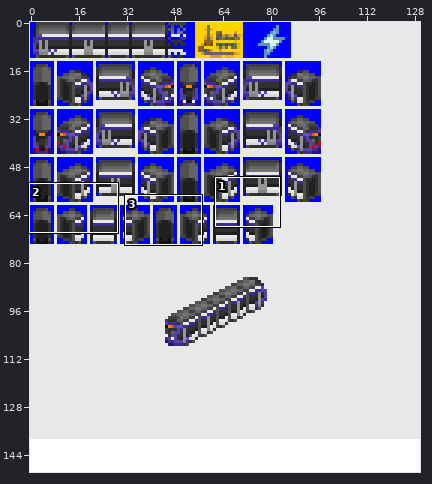
Two states of a sprite sheet, gfx/Tram/Blackpool_Flexity2.png. Above: a wide view before the commit, with the close-up outlined.
Close-up. The starting point:
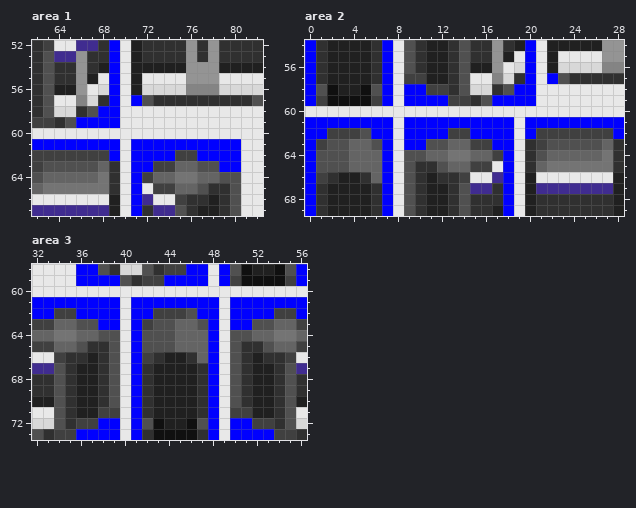
The file is 130x150 pixels. Shown: area 1: x 62..82, y 52..67; area 2: x 0..28, y 54..69; area 3: x 32..56, y 58..73.
After the commit:
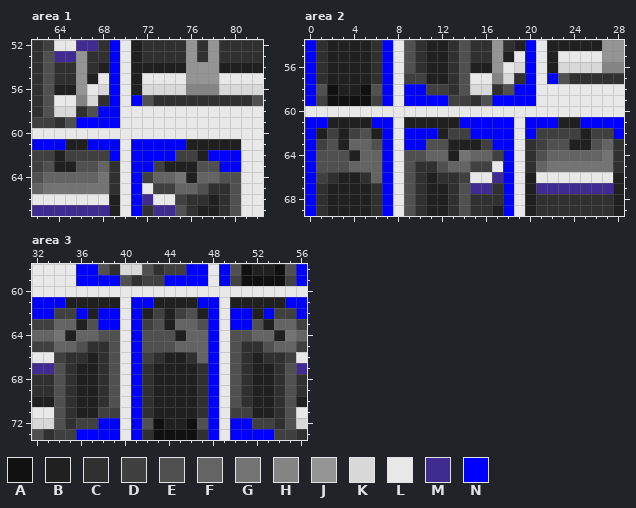
Palette (. is transparent): A #101010  B #202020  C #303030  D #404040  E #505050  F #646464  G #747474  H #848484  J #949494  K #d8d8d8  L #e8e8e8  M #402c90  N #0000ff
Commit message: Removed duplicate Blackpool spriteset, added tram pantographs
From old to new:
Area 1:
Colour D becomes colour B in row 62 at x 64; in row 63 at x 74.
Colour E becomes colour B in row 63 at x 64 to 65.
Colour F becomes colour B in row 63 at x 75 to 76.
Colour G becomes colour B in row 64 at x 76.
Colour N becomes colour B in row 61 at x 65 to 66 and 76 to 80; in row 62 at x 77.
Area 2:
Colour D becomes colour B in row 62 at x 3 and 25; in row 63 at x 15.
Colour E becomes colour B in row 63 at x 3 and 24 to 25.
Colour F becomes colour B in row 63 at x 13 to 14; in row 64 at x 4.
Colour G becomes colour B in row 64 at x 13.
Colour N becomes colour B in row 61 at x 2 to 5, 9 to 13 and 23 to 24; in row 62 at x 1, 6 and 12.
Area 3:
Colour D becomes colour B in row 62 at x 44.
Colour E becomes colour B in row 63 at x 36, 44 and 53.
Colour F becomes colour B in row 64 at x 45.
Colour G becomes colour B in row 64 at x 35 and 54.
Colour N becomes colour B in row 61 at x 35 to 39, 43 to 46 and 50 to 54; in row 62 at x 37, 42, 47 and 52.
Changed places in both close-ups, as pixel boxes (x1, y1, x2, y2):
changed: (54, 139, 87, 172)
changed: (164, 139, 241, 183)
changed: (316, 117, 481, 161)
changed: (558, 117, 591, 150)
changed: (65, 297, 285, 341)
